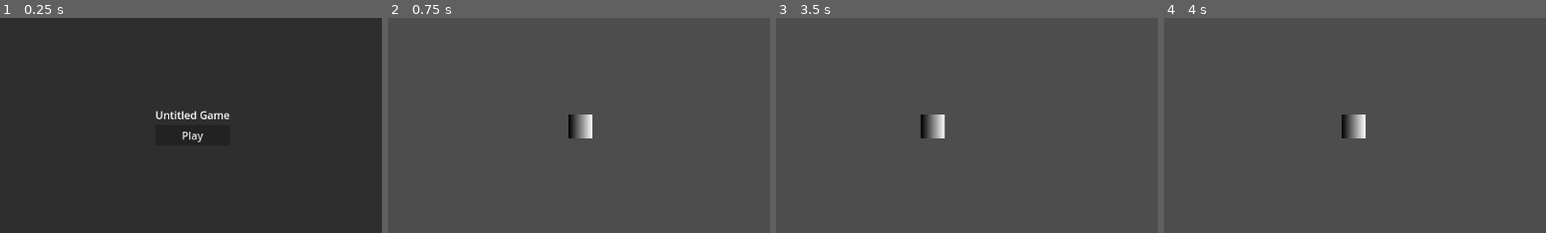
Above: before the commit, frames 1-4 (left to right).
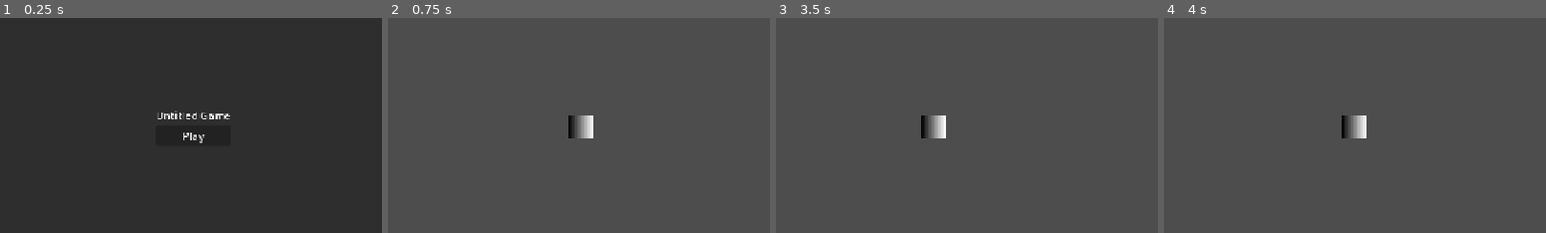
Above: after the commit, the same moments.

Repository: jollyroger182/clocked-in
Game: Godot game, scene res://scenes/menu/menu.tscn
The game is run twice, just before and just after one commit, with the same random seed, the same clock (stepped at 60 frames per second) and the same inputs.
Inputs (mouse positions are % of the whole screen's width and height, from its top left):
- Up to frame 1 (0.25 s): no input
- Up to frame 2 (0.75 s): click "Play" at 0.5 s
- Up to frame 3 (3.5 s): tap Enter (ui_accept) at 1.25, 1.52 s; move the mouse to (72, 45) at 1.27 s; hold D (right) 1.28-2 s; tap W (front) at 1.35 s; click (72, 45) at 1.42 s; drag from (30, 55) to (45, 70) at 2.02 s; move the mouse to (60, 28) at 2.77 s; hold A (left) from 2.78 s (still down); tap Shift at 2.85 s
- Up to frame 4 (4 s): release A (left) at 3.5 s; drag from (45, 70) to (20, 35) at 3.52 s
The pictures show only the part of the screen within x 25-75%, y 25-75%; the shares and areas given below are measured in that part.
In our replay, the window is 799x449 before the commit and 800x450 after it. These sizes can differ from the game's own. Grey fills any space a smaller window leaves; there, only what the larger window draws over its background counts as a difference.

The runs differ from the first frame. In frame 1, 0.6% of the frame differs, in the area x 40-61%, y 43-59%; in frame 2, less than 0.1%; in frame 3, 0.1%; in frame 4, less than 0.1%.

Commit message:
tweak settings

Diff:
--- a/project.godot
+++ b/project.godot
@@ -18,6 +18,10 @@
 [autoload]
 
 SceneManager="*res://autoloads/scene_manager.gd"
+
+[display]
+
+window/stretch/mode="canvas_items"
 
 [dotnet]
 
@@ -49,3 +53,7 @@
 "events": [Object(InputEventKey,"resource_local_to_scene":false,"resource_name":"","device":-1,"window_id":0,"alt_press …(192 unchanged characters)…
 ]
 }
+
+[rendering]
+
+textures/canvas_textures/default_texture_filter=0
